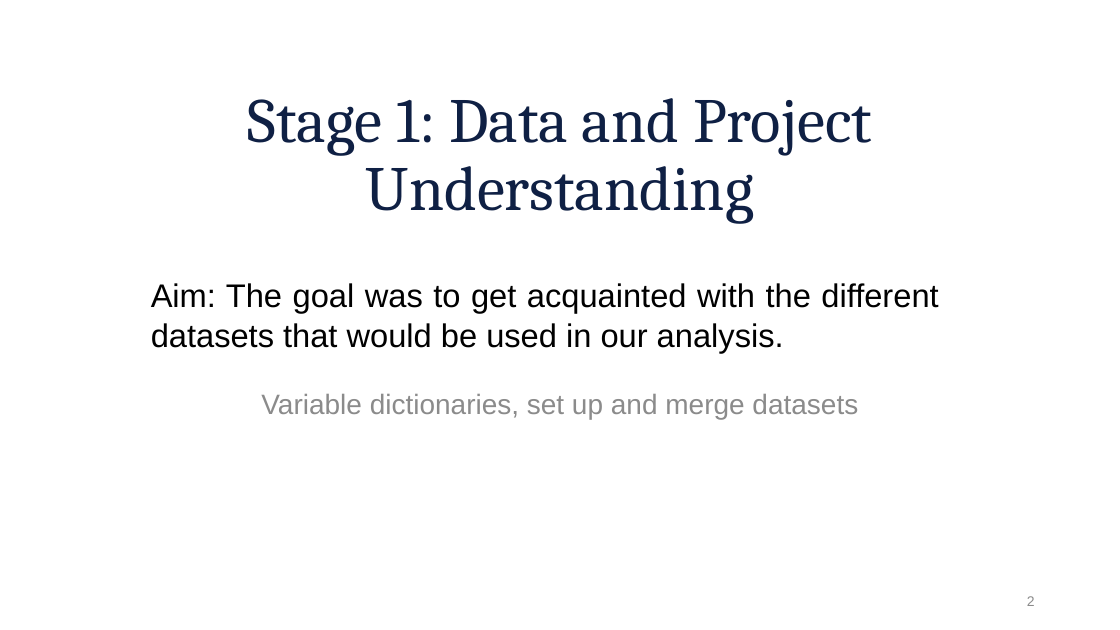
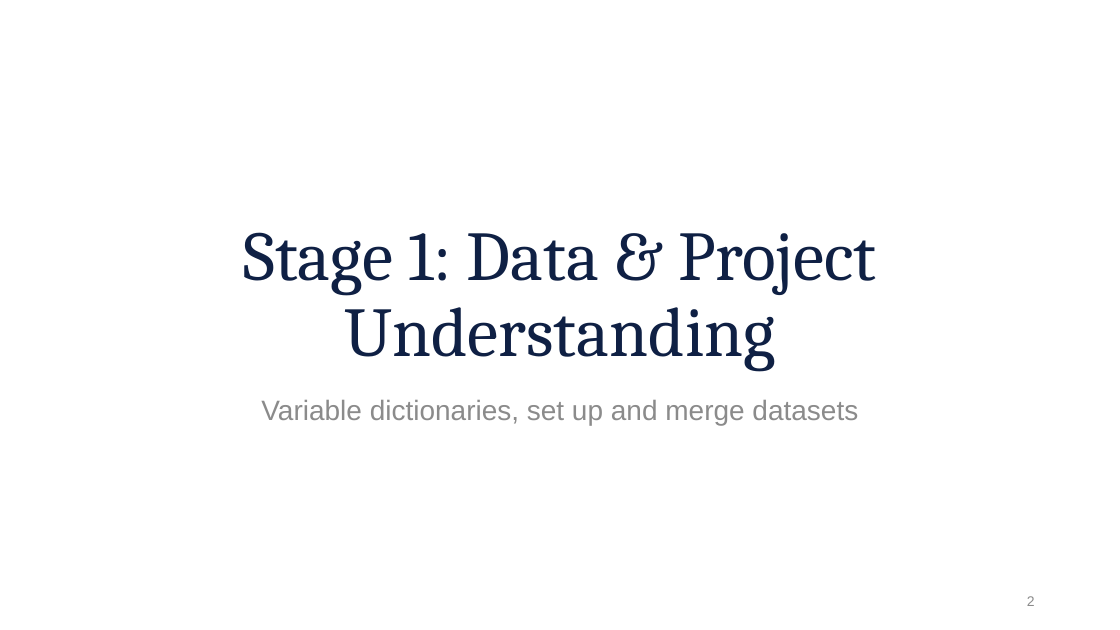
Before and after one commit to aiwayemi/Group-1, a slide deck: slide 2 of ProjPresentation.pptx. Drawn at 1120x630 pixels with LibreOffice and Linux fonts; fonts in the diff are those of the drawing; background and template pictures are left out. Boxes give left, top, right and bottom in pixels: in the first picture for what was removed or moved away, otherwise in the second. Text is boxed around its words. In the diff, an @@ line names an element or a change of style, - is before the commit and + after.

```diff
--- a/ProjPresentation.pptx
+++ b/ProjPresentation.pptx
@@ title at [243, 232, 877, 371]: text changed; size 54 to 60 pt @@
-Stage 1: Data and Project Understanding
+Stage 1: Data & Project Understanding
@@ text removed at [151, 283, 938, 353] @@
-Aim: The goal was to get acquainted with the different datasets that would be used in our analysis.
@@ text "Variable dictionaries, set up and ...": place and size @@
-text "Variable dictionaries, set up and ..." at [261, 394, 858, 419]
+text "Variable dictionaries, set up and ..." at [261, 400, 858, 425]
```
Also in this commit, not shown: 7 other slides changed, 2 slides added, 2 slides removed.
